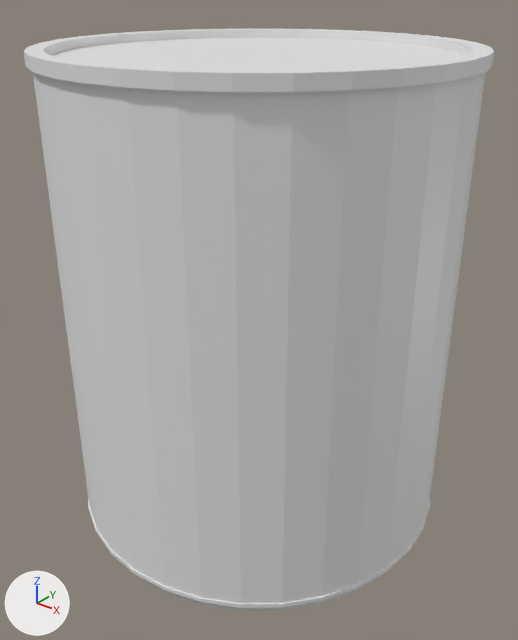
One commit to the glTF model models/BEANS.glb: the scene before it, then after it.
Before and after are seen from a camera (50 mm lens) standing at (2.18, -2.72, 3.02) and looking at (0.04, -0.04, 1.36). The lights are fixed; the arrows at lower left show +X, +Y and +Z. Where no turn or scale is listed for an object, it has been applied to the vertices.
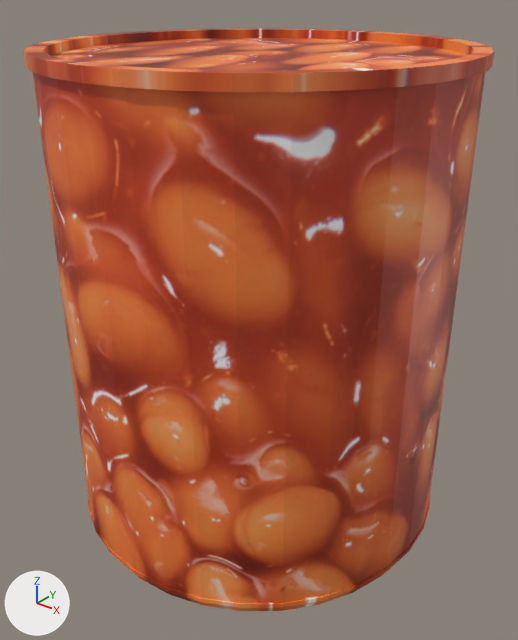
Pixel boxes (x1, y1, x2, y2) of what changed, in the pictures (518 x 640 px):
'Cylinder', recoloured (grey to orange): (24, 29, 494, 611) in both

Diff of the bpy script that builds the scene:
```diff
--- a/models/BEANS.glb.py
+++ b/models/BEANS.glb.py
@@ img_istockphoto_969582980_2048x2048 @@
+img_istockphoto_969582980_2048x2048 = load_image('istockphoto-969582980-2048x2048', '_unpacked/istockphoto-969582980-2048x2048', 2048, 1365, 'sRGB')
@@ mat_material_009 @@
+mat_material_009 = principled_material('Material.009')
+mat_material_009.texture = img_istockphoto_969582980_2048x2048
@@ me_cylinder @@
 me_cylinder.from_pydata(...)  # 384 vertices, 764 faces; spans x -1.03..1.03, y -1.03..1.03, z -1.26..1.23
+me_cylinder.materials.append(mat_material_009)  # picture img_istockphoto_969582980_2048x2048
```
